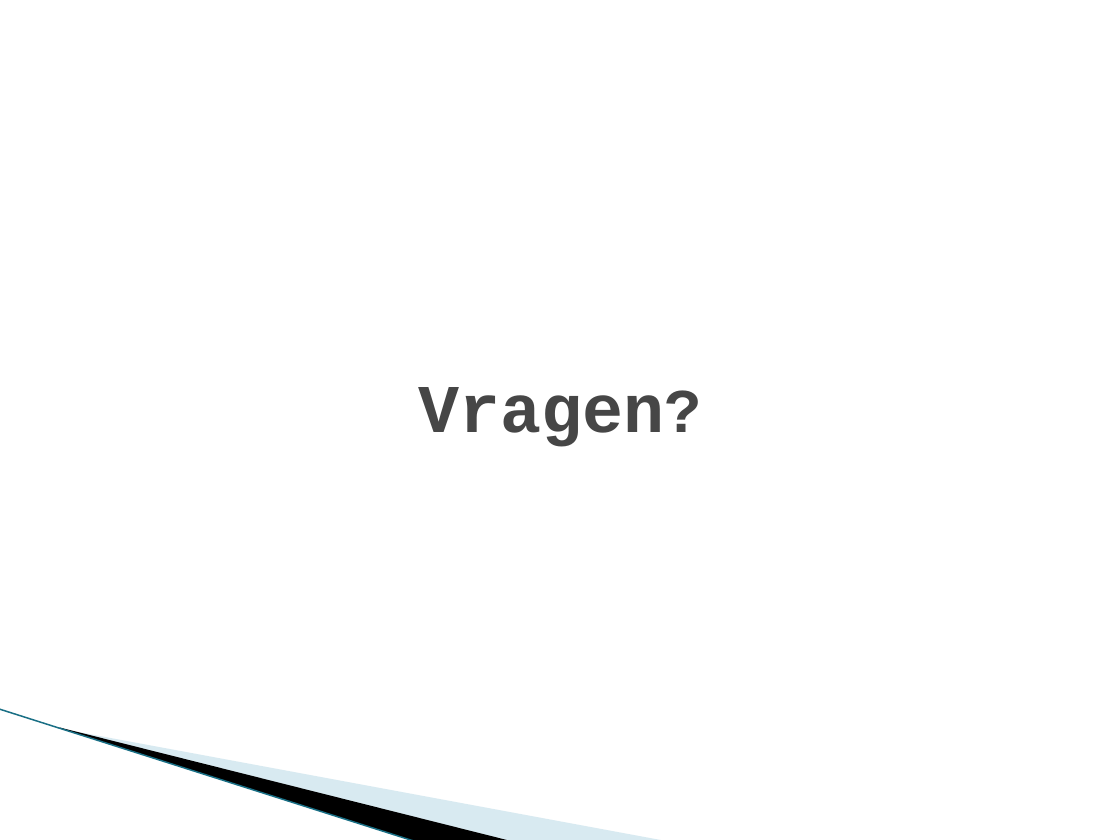
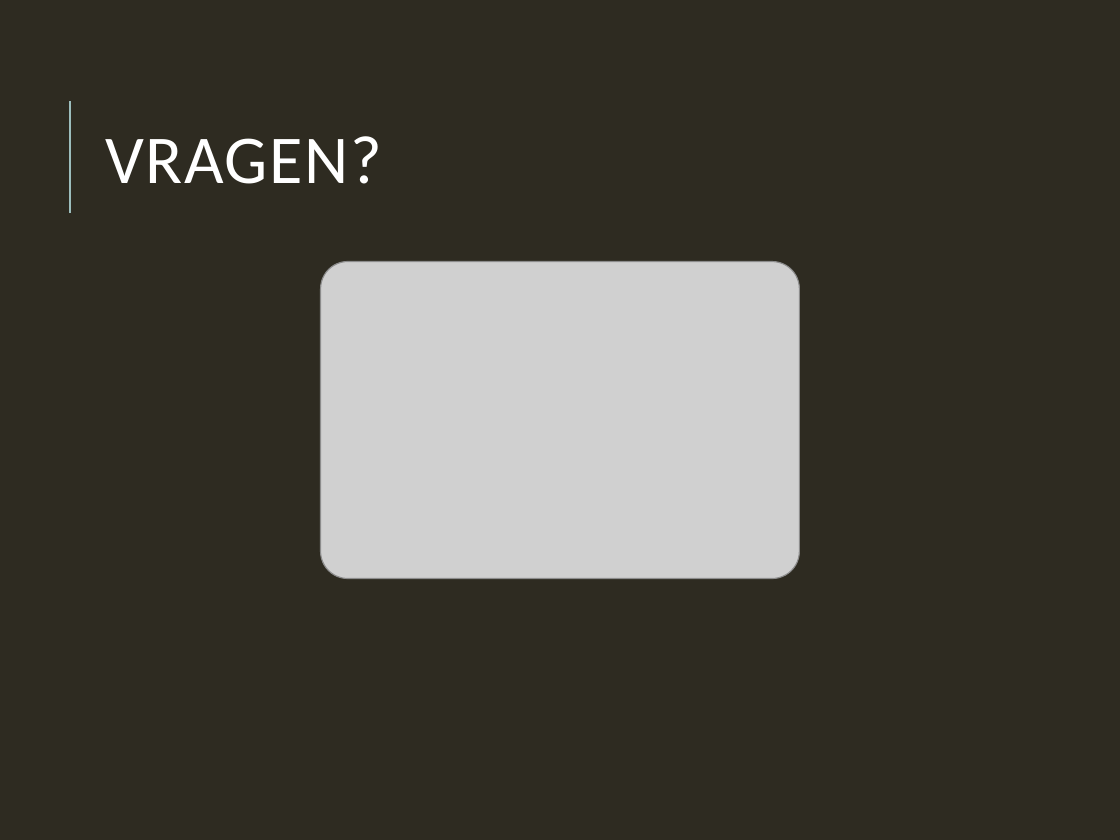
Before and after one commit to Mickaly13X/wv_project, a slide deck: slide 22 of Presentation III/Presentation III.pptx (slide 8 before the commit). Drawn at 1120x840 pixels with LibreOffice and Linux fonts; fonts in the diff are those of the drawing; grey boxes stand for pictures; background and template pictures are left out. Boxes give left, top, right and bottom in pixels: in the first picture for what was removed or moved away, otherwise in the second. Text is boxed around its words. In the diff, an @@ line names an element or a change of style, - is before the commit and + after.

```diff
--- a/Presentation III/Presentation III.pptx
+++ b/Presentation III/Presentation III.pptx
@@ background #FFFFFF to #2E2B21 @@
@@ line added from (69, 213) to (69, 101), #9CBEBD 1.5 pt @@
@@ title at (105, 136, 382, 184): text changed; size 43.9 to 44 pt; font Courier New to Calibri; text colour #464646 to #FFFFFF; bold off @@
-Vragen?
+VRAGEN?
@@ picture added at (320, 261, 800, 578) @@
@@ line removed from (0, 709) to (416, 840) @@
@@ freeform shape removed at (59, 727, 512, 840) @@
@@ freeform shape removed at (62, 728, 666, 840) @@
```
Also in this commit, not shown: 4 other slides changed, 17 slides added, 3 slides removed, 3 other files.
